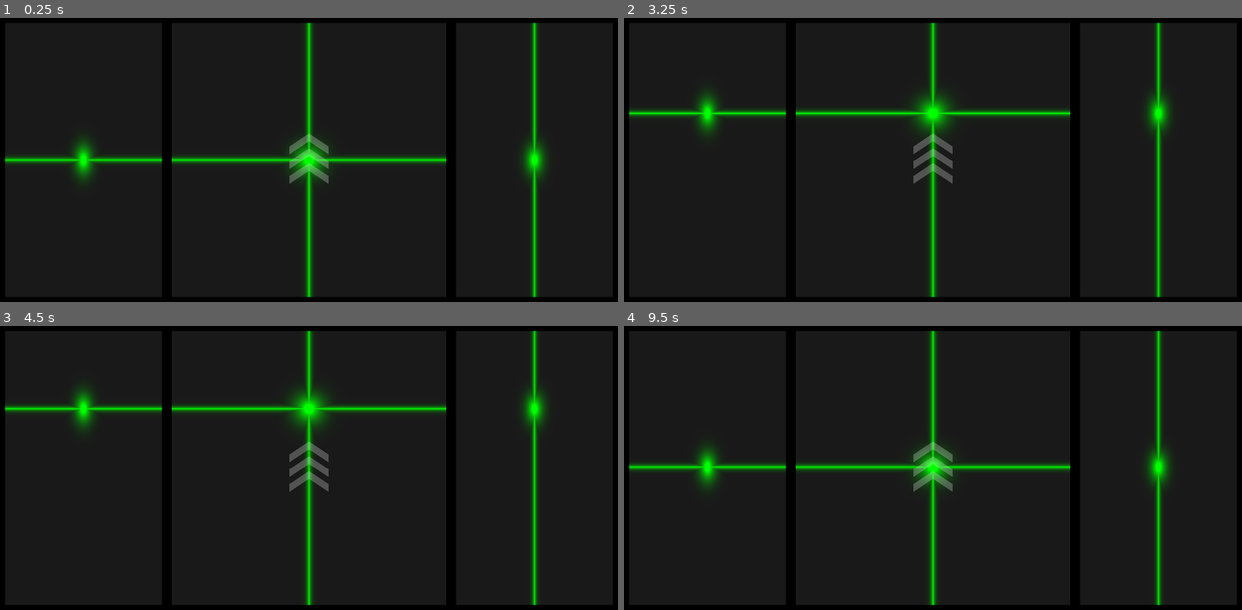
Above: before the commit, frames 1-4 (two rows, left to right).
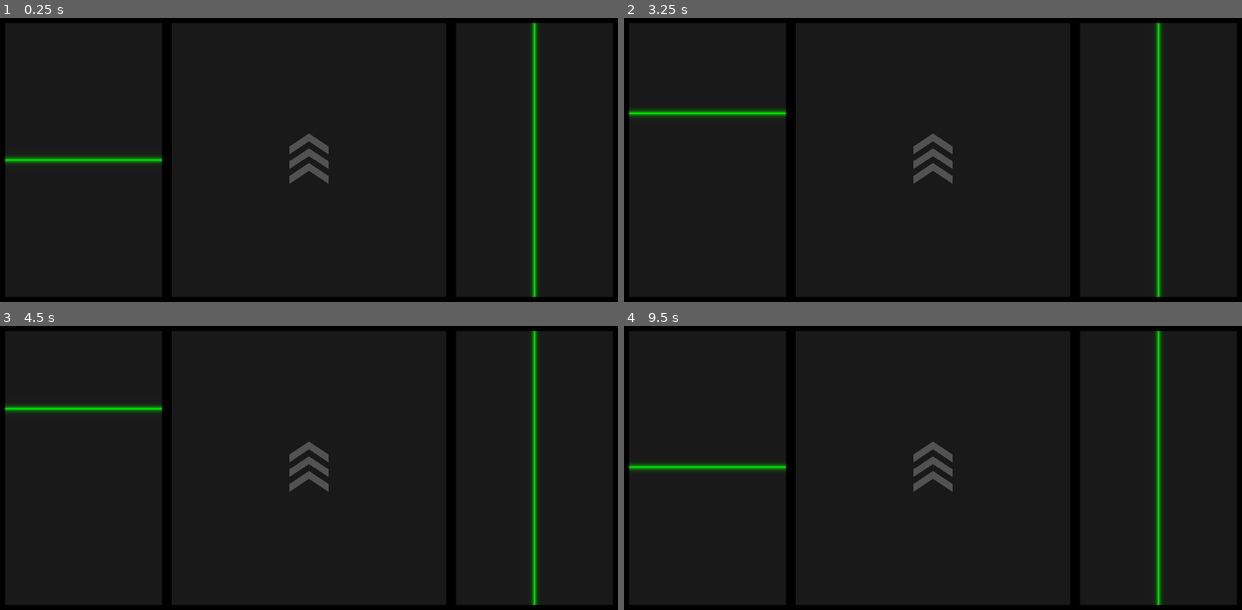
Above: after the commit, the same moments.

Repository: Totobird-Creations/rc-car-duino
Game: Godot game, scene res://main/main.tscn
Same seed, same stepped clock (60 frames per second), same inputs: the game is played once before the commit and once after it.
Inputs (mouse positions are in pixels of both pictures, inside the frame that each line leads up to):
- Up to frame 1 (0.25 s): no input
- Up to frame 2 (3.25 s): tap Enter at 0.5, 2 s; move the mouse to (1068, 142) at 0.52 s; click (1068, 142) at 0.67 s; tap Space at 1.25, 2.75 s; drag from (809, 177) to (902, 233) at 1.27 s; move the mouse to (994, 80) at 2.02 s; click (994, 80) at 2.17 s; drag from (902, 233) to (747, 106) at 2.77 s
- Up to frame 3 (4.5 s): move the mouse to (494, 521) at 3.52 s; click (494, 521) at 3.67 s; tap Enter at 4.25 s; drag from (123, 414) to (216, 377) at 4.27 s
- Up to frame 4 (9.5 s): move the mouse to (963, 468) at 5.02 s; click (963, 468) at 5.17 s; tap Space at 5.75 s; drag from (840, 377) to (809, 485) at 5.77 s; move the mouse to (1068, 450) at 6.52 s; click (1068, 450) at 6.67 s; drag from (809, 485) to (902, 541) at 7.27 s; move the mouse to (994, 388) at 8.02 s; click (994, 388) at 8.17 s; drag from (902, 541) to (747, 414) at 8.77 s

The runs differ from the first frame. In frame 1, 3.7% of the frame differs, in the area x 11-89%, y 1-99%; in frame 2, 3.9%; in frame 3, 3.8%; in frame 4, 3.7%.

Commit message:
Added: Disconnect animation;

Diff:
--- a/controller/main/main.tscn
+++ b/controller/main/main.tscn
@@ -1,10 +1,11 @@
-[gd_scene load_steps=12 format=2]
+[gd_scene load_steps=22 format=2]
 
 [ext_resource path="res://main/main.gd" type="Script" id=1]
 [ext_resource path="res://shader/acceleration.gdshader" type="Shader" id=2]
 [ext_resource path="res://shader/turn.tres" type="Shader" id=3]
 [ext_resource path="res://shader/info.tres" type="Shader" id=4]
 [ext_resource path="res://shader/arrow.tres" type="Shader" id=5]
+[ext_resource path="res://font.ttf" type="DynamicFontData" id=6]
 
 [sub_resource type="ShaderMaterial" id=2]
 shader = ExtResource( 2 )
@@ -108,9 +109,304 @@
 shader_param/accent = Color( 0, 1, 0, 1 )
 shader_param/position = Vector2( 0.5, 0.5 )
 
+[sub_resource type="DynamicFont" id=10]
+size = 80
+outline_size = 5
+font_data = ExtResource( 6 )
+
+[sub_resource type="DynamicFont" id=11]
+size = 36
+font_data = ExtResource( 6 )
+
+[sub_resource type="StyleBoxFlat" id=13]
+bg_color = Color( 1, 0, 0, 0.74902 )
+
+[sub_resource type="StyleBoxFlat" id=14]
+bg_color = Color( 1, 0, 0, 0.247059 )
+
+[sub_resource type="StyleBoxEmpty" id=15]
+
+[sub_resource type="StyleBoxEmpty" id=16]
+
+[sub_resource type="StyleBoxFlat" id=12]
+bg_color = Color( 1, 0, 0, 0.247059 )
+
+[sub_resource type="Animation" id=9]
+length = 0.001
+tracks/0/type = "value"
+tracks/0/path = NodePath("acceleration/background:material:shader_param/accent")
+tracks/0/interp = 1
+tracks/0/loop_wrap = true
+tracks/0/imported = false
+tracks/0/enabled = true
+tracks/0/keys = {
+"times": PoolRealArray( 0 ),
+"transitions": PoolRealArray( 1 ),
+"update": 0,
+"values": [ Color( 0, 1, 0, 1 ) ]
+}
+tracks/1/type = "value"
+tracks/1/path = NodePath("info/background:material:shader_param/accent")
+tracks/1/interp = 1
+tracks/1/loop_wrap = true
+tracks/1/imported = false
+tracks/1/enabled = true
+tracks/1/keys = {
+"times": PoolRealArray( 0 ),
+"transitions": PoolRealArray( 1 ),
+"update": 0,
+"values": [ Color( 0, 1, 0, 1 ) ]
+}
+tracks/2/type = "value"
+tracks/2/path = NodePath("turn/background:material:shader_param/accent")
+tracks/2/interp = 1
+tracks/2/loop_wrap = true
+tracks/2/imported = false
+tracks/2/enabled = true
+tracks/2/keys = {
+"times": PoolRealArray( 0 ),
+"transitions": PoolRealArray( 1 ),
+"update": 0,
+"values": [ Color( 0, 1, 0, 1 ) ]
+}
+tracks/3/type = "value"
+tracks/3/path = NodePath("../disconnected/background:anchor_left")
+tracks/3/interp = 1
+tracks/3/loop_wrap = true
+tracks/3/imported = false
+tracks/3/enabled = true
+tracks/3/keys = {
+"times": PoolRealArray( 0 ),
+"transitions": PoolRealArray( 1 ),
+"update": 0,
+"values": [ 0.475 ]
+}
+tracks/4/type = "value"
+tracks/4/path = NodePath("../disconnected/background:anchor_top")
+tracks/4/interp = 1
+tracks/4/loop_wrap = true
+tracks/4/imported = false
+tracks/4/enabled = true
+tracks/4/keys = {
+"times": PoolRealArray( 0 ),
+"transitions": PoolRealArray( 1 ),
+"update": 0,
+"values": [ 0.5 ]
+}
+tracks/5/type = "value"
+tracks/5/path = NodePath("../disconnected/background:anchor_right")
+tracks/5/interp = 1
+tracks/5/loop_wrap = true
+tracks/5/imported = false
+tracks/5/enabled = true
+tracks/5/keys = {
+"times": PoolRealArray( 0 ),
+"transitions": PoolRealArray( 1 ),
+"update": 0,
+"values": [ 0.525 ]
+}
+tracks/6/type = "value"
+tracks/6/path = NodePath("../disconnected/background:anchor_bottom")
+tracks/6/interp = 1
+tracks/6/loop_wrap = true
+tracks/6/imported = false
+tracks/6/enabled = true
+tracks/6/keys = {
+"times": PoolRealArray( 0 ),
+"transitions": PoolRealArray( 1 ),
+"update": 0,
+"values": [ 0.5 ]
+}
+tracks/7/type = "value"
+tracks/7/path = NodePath("../disconnected/title:anchor_left")
+tracks/7/interp = 1
+tracks/7/loop_wrap = true
+tracks/7/imported = false
+tracks/7/enabled = true
+tracks/7/keys = {
+"times": PoolRealArray( 0 ),
+"transitions": PoolRealArray( 1 ),
+"update": 0,
+"values": [ 0.5 ]
+}
+tracks/8/type = "value"
+tracks/8/path = NodePath("../disconnected/title:anchor_right")
+tracks/8/interp = 1
+tracks/8/loop_wrap = true
+tracks/8/imported = false
+tracks/8/enabled = true
+tracks/8/keys = {
+"times": PoolRealArray( 0 ),
+"transitions": PoolRealArray( 1 ),
+"update": 0,
+"values": [ 0.5 ]
+}
+tracks/9/type = "value"
+tracks/9/path = NodePath("../disconnected/reconnect:visible")
+tracks/9/interp = 1
+tracks/9/loop_wrap = true
+tracks/9/imported = false
+tracks/9/enabled = true
+tracks/9/keys = {
+"times": PoolRealArray( 0 ),
+"transitions": PoolRealArray( 1 ),
+"update": 1,
+"values": [ false ]
+}
+tracks/10/type = "value"
+tracks/10/path = NodePath("../disconnected/reconnect:modulate")
+tracks/10/interp = 1
+tracks/10/loop_wrap = true
+tracks/10/imported = false
+tracks/10/enabled = true
+tracks/10/keys = {
+"times": PoolRealArray( 0 ),
+"transitions": PoolRealArray( 1 ),
+"update": 0,
+"values": [ Color( 1, 1, 1, 0 ) ]
+}
+
+[sub_resource type="Animation" id=8]
+resource_name = "main"
+length = 0.325
+step = 0.025
+tracks/0/type = "value"
+tracks/0/path = NodePath("acceleration/background:material:shader_param/accent")
+tracks/0/interp = 1
+tracks/0/loop_wrap = true
+tracks/0/imported = false
+tracks/0/enabled = true
+tracks/0/keys = {
+"times": PoolRealArray( 0, 0.15, 0.325 ),
+"transitions": PoolRealArray( 1, 1, 1 ),
+"update": 0,
+"values": [ Color( 0, 1, 0, 1 ), Color( 1, 0, 0, 1 ), Color( 1, 0, 0, 1 ) ]
+}
+tracks/1/type = "value"
+tracks/1/path = NodePath("info/background:material:shader_param/accent")
+tracks/1/interp = 1
+tracks/1/loop_wrap = true
+tracks/1/imported = false
+tracks/1/enabled = true
+tracks/1/keys = {
+"times": PoolRealArray( 0, 0.15, 0.325 ),
+"transitions": PoolRealArray( 1, 1, 1 ),
+"update": 0,
+"values": [ Color( 0, 1, 0, 1 ), Color( 1, 0, 0, 1 ), Color( 1, 0, 0, 1 ) ]
+}
+tracks/2/type = "value"
+tracks/2/path = NodePath("turn/background:material:shader_param/accent")
+tracks/2/interp = 1
+tracks/2/loop_wrap = true
+tracks/2/imported = false
+tracks/2/enabled = true
+tracks/2/keys = {
+"times": PoolRealArray( 0, 0.15, 0.325 ),
+"transitions": PoolRealArray( 1, 1, 1 ),
+"update": 0,
+"values": [ Color( 0, 1, 0, 1 ), Color( 1, 0, 0, 1 ), Color( 1, 0, 0, 1 ) ]
+}
+tracks/3/type = "value"
+tracks/3/path = NodePath("../disconnected/background:anchor_left")
+tracks/3/interp = 1
+tracks/3/loop_wrap = true
+tracks/3/imported = false
+tracks/3/enabled = true
+tracks/3/keys = {
+"times": PoolRealArray( 0, 0.15, 0.175, 0.325 ),
+"transitions": PoolRealArray( 0.1, 1, 0.1, 1 ),
+"update": 0,
+"values": [ 0.475, 0.475, 0.475, 0.0 ]
+}
+tracks/4/type = "value"
+tracks/4/path = NodePath("../disconnected/background:anchor_top")
+tracks/4/interp = 1
+tracks/4/loop_wrap = true
+tracks/4/imported = false
+tracks/4/enabled = true
+tracks/4/keys = {
+"times": PoolRealArray( 0, 0.15, 0.175, 0.325 ),
+"transitions": PoolRealArray( 0.1, 1, 0.1, 1 ),
+"update": 0,
+"values": [ 0.5, 0.25, 0.25, 0.25 ]
+}
+tracks/5/type = "value"
+tracks/5/path = NodePath("../disconnected/background:anchor_right")
+tracks/5/interp = 1
+tracks/5/loop_wrap = true
+tracks/5/imported = false
+tracks/5/enabled = true
+tracks/5/keys = {
+"times": PoolRealArray( 0, 0.15, 0.175, 0.325 ),
+"transitions": PoolRealArray( 0.1, 1, 0.1, 1 ),
+"update": 0,
+"values": [ 0.525, 0.525, 0.525, 1.0 ]
+}
+tracks/6/type = "value"
+tracks/6/path = NodePath("../disconnected/background:anchor_bottom")
+tracks/6/interp = 1
+tracks/6/loop_wrap = true
+tracks/6/imported = false
+tracks/6/enabled = true
+tracks/6/keys = {
+"times": PoolRealArray( 0, 0.15, 0.175, 0.325 ),
+"transitions": PoolRealArray( 0.1, 1, 0.1, 1 ),
+"update": 0,
+"values": [ 0.5, 0.75, 0.75, 0.75 ]
+}
+tracks/7/type = "value"
+tracks/7/path = NodePath("../disconnected/title:anchor_left")
+tracks/7/interp = 1
+tracks/7/loop_wrap = true
+tracks/7/imported = false
+tracks/7/enabled = true
+tracks/7/keys = {
+"times": PoolRealArray( 0, 0.175, 0.325 ),
+"transitions": PoolRealArray( 1, 0.1, 1 ),
+"update": 0,
+"values": [ 0.5, 0.5, 0.0 ]
+}
+tracks/8/type = "value"
+tracks/8/path = NodePath("../disconnected/title:anchor_right")
+tracks/8/interp = 1
+tracks/8/loop_wrap = true
+tracks/8/imported = false
+tracks/8/enabled = true
+tracks/8/keys = {
+"times": PoolRealArray( 0, 0.175, 0.325 ),
+"transitions": PoolRealArray( 1, 0.1, 1 ),
+"update": 0,
+"values": [ 0.5, 0.5, 1.0 ]
+}
+tracks/9/type = "value"
+tracks/9/path = NodePath("../disconnected/reconnect:visible")
+tracks/9/interp = 1
+tracks/9/loop_wrap = true
+tracks/9/imported = false
+tracks/9/enabled = true
+tracks/9/keys = {
+"times": PoolRealArray( 0, 0.15, 0.175 ),
+"transitions": PoolRealArray( 1, 1, 1 ),
+"update": 1,
+"values": [ false, false, true ]
+}
+tracks/10/type = "value"
+tracks/10/path = NodePath("../disconnected/reconnect:modulate")
+tracks/10/interp = 1
+tracks/10/loop_wrap = true
+tracks/10/imported = false
+tracks/10/enabled = true
+tracks/10/keys = {
+"times": PoolRealArray( 0, 0.175, 0.325 ),
+"transitions": PoolRealArray( 1, 1, 1 ),
+"update": 0,
+"values": [ Color( 1, 1, 1, 0 ), Color( 1, 1, 1, 0 ), Color( 1, 1, 1, 1 ) ]
+}
+
 [node name="main" type="Control"]
 anchor_right = 1.0
 anchor_bottom = 1.0
+rect_pivot_offset = Vector2( 2035, 169 )
 script = ExtResource( 1 )
 
 [node name="control" type="Control" parent="."]
@@ -194,3 +490,48 @@
 material = SubResource( 3 )
 anchor_right = 1.0
 anchor_bottom = 1.0
+
+[node name="disconnected" type="Control" parent="."]
+anchor_right = 1.0
+anchor_bottom = 1.0
+
+[node name="background" type="ColorRect" parent="disconnected"]
+anchor_left = 0.475
+anchor_top = 0.5
+anchor_right = 0.525
+anchor_bottom = 0.5
+color = Color( 0.74902, 0, 0, 0.498039 )
+
+[node name="title" type="Label" parent="disconnected"]
+anchor_left = 0.5
+anchor_right = 0.5
+anchor_bottom = 1.0
+custom_colors/font_color = Color( 1, 0, 0, 1 )
+custom_colors/font_outline_modulate = Color( 1, 1, 1, 1 )
+custom_fonts/font = SubResource( 10 )
+text = "( DISCONNECTED )"
+align = 1
+valign = 1
+clip_text = true
+
+[node name="reconnect" type="Button" parent="disconnected"]
+visible = false
+modulate = Color( 1, 1, 1, 0 )
+anchor_left = 0.25
+anchor_top = 0.65
+anchor_right = 0.75
+anchor_bottom = 0.69
+margin_right = 12.0
+margin_bottom = 20.0
+custom_fonts/font = SubResource( 11 )
+custom_styles/hover = SubResource( 13 )
+custom_styles/pressed = SubResource( 14 )
+custom_styles/focus = SubResource( 15 )
+custom_styles/disabled = SubResource( 16 )
+custom_styles/normal = SubResource( 12 )
+text = "ATTEMPT RECONNECT"
+
+[node name="toggle" type="AnimationPlayer" parent="disconnected"]
+root_node = NodePath("../../control")
+anims/RESET = SubResource( 9 )
+anims/main = SubResource( 8 )
--- a/controller/shader/acceleration.gdshader
+++ b/controller/shader/acceleration.gdshader
@@ -19,9 +19,6 @@
 	COLOR = interpolate(
 		background,
 		accent,
-		max(
-			pow(1.0 - distance(UV, position) * 5.0, 5.0) * 1.5,
-			pow(1.0 - abs(UV.y - position.y) * 3.0, 50.0)
-		)
+		pow(1.0 - abs(UV.y - position.y) * 3.0, 50.0)
 	);
 }
--- a/controller/shader/info.tres
+++ b/controller/shader/info.tres
@@ -19,16 +19,6 @@
 
 
 void fragment() {
-	COLOR = interpolate(
-		background,
-		accent,
-		max(
-			pow(1.0 - distance(UV, position) * 5.0, 5.0) * 1.5,
-			max(
-				pow(1.0 - abs(UV.x - position.x) * 3.0, 50.0),
-				pow(1.0 - abs(UV.y - position.y) * 3.0, 50.0)
-			)
-		)
-	);
+	COLOR = background;
 }
 "
--- a/controller/shader/turn.tres
+++ b/controller/shader/turn.tres
@@ -19,13 +19,16 @@
 
 
 void fragment() {
+	float v = (
+		(UV.y - 1.0) / ((position.y - 1.0) / ((position.x * 2.0 - 0.5) - 0.5)) + 0.5
+	);
+	if (position.x == 0.5) {
+		v = 0.5;
+	}
 	COLOR = interpolate(
 		background,
 		accent,
-		max(
-			pow(1.0 - distance(UV, position) * 5.0, 5.0) * 1.5,
-			pow(1.0 - abs(UV.x - position.x) * 2.0, 50.0)
-		)
+		pow(1.0 - abs(UV.x - v) * 2.0, 50.0)
 	);
 }
 "
Binary file added: controller/font.ttf
Not shown, changed: controller/.gdignore/export/controller.apk
